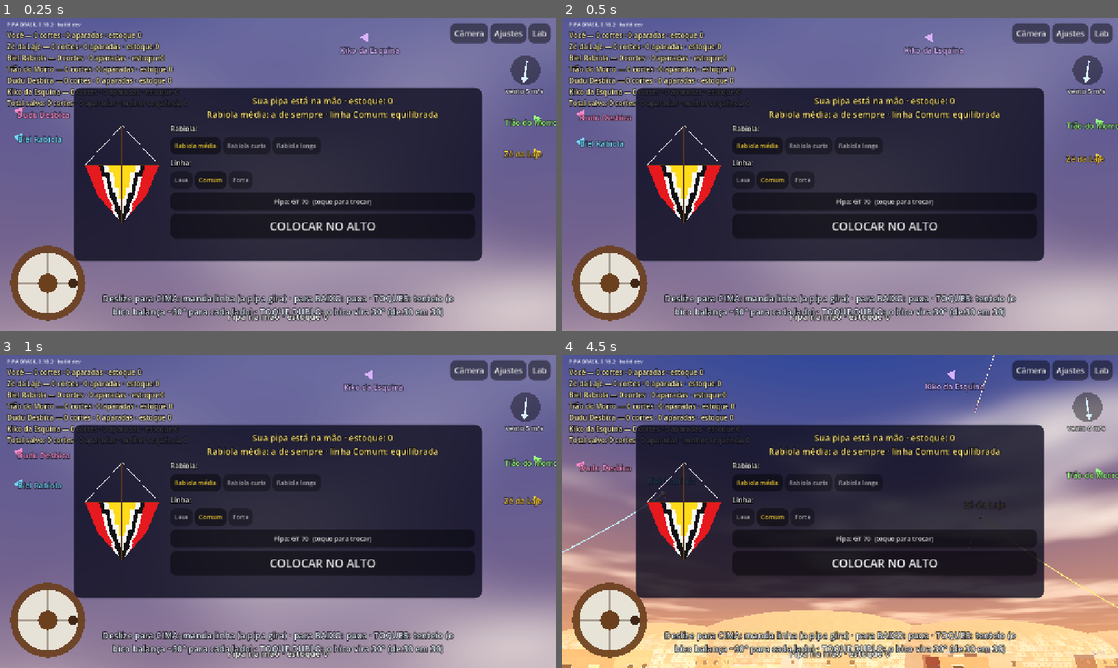
Above: before the commit, frames 1-4 (two rows, left to right).
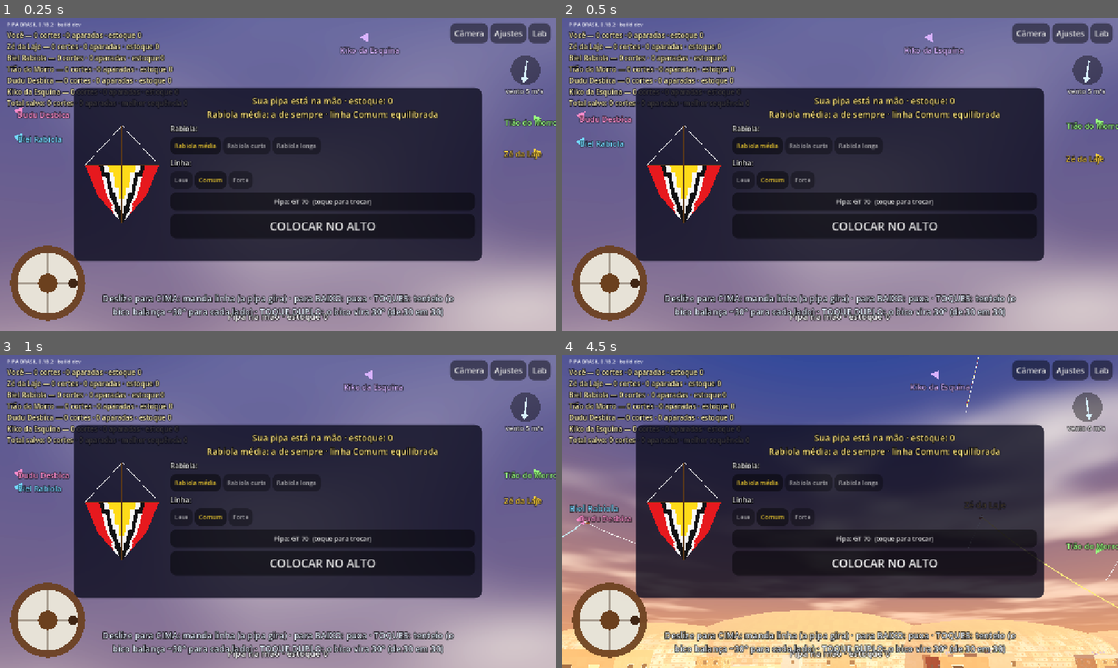
Above: after the commit, the same moments.

Repository: lucaskaeller201-ui/Pipa-Brasil
Game: Godot game, scene res://scenes/main/main.tscn
The game is run twice, just before and just after one commit, with the same random seed, the same clock (stepped at 60 frames per second) and the same inputs.
Inputs (mouse positions are in pixels of both pictures, inside the frame that each line leads up to):
- Up to frame 1 (0.25 s): no input
- Up to frame 2 (0.5 s): no input
- Up to frame 3 (1 s): tap Enter at 0.5 s; move the mouse to (400, 495) at 0.52 s; hold Right from 0.53 s (still down); tap Z at 0.6 s; click (400, 495) at 0.67 s; tap Space at 0.77 s
- Up to frame 4 (4.5 s): release Right at 1.25 s; drag from (728, 527) to (812, 574) at 1.27 s; click "Câmera" at 2 s; move the mouse to (895, 442) at 2.77 s; hold Right 2.78-3.5 s; tap Q at 2.85 s; drag from (812, 574) to (673, 464) at 3.52 s; move the mouse to (1006, 558) at 4.27 s; hold A from 4.28 s (still down); tap Z at 4.35 s

Frame 1 is identical in both runs. In frame 2, 0.2% of the frame differs, in the area x 2-100%, y 29-36%; in frame 3, 1.0%; in frame 4, 1.4%, in the area x 0-100%, y 0-72%.

Commit message:
Giro do vento também com a linha frouxa de propósito (bots); teste dos toques duplos
Co-Authored-By: Claude Opus 5.5 <noreply@anthropic.com>
Claude-Session: https://claude.ai/code/session_01VcBVPpGPHbKMkWY2F5CwiY

Diff:
--- a/sim/core/flyer.gd
+++ b/sim/core/flyer.gd
@@ -94,6 +94,7 @@
 		k.spin_mode = KiteBody.SpinMode.SPIN_FREE
 	k.towed = cut and caught_by != null
 	k.towed_tail = k.towed and caught_by_tail
+	k.slack_spin = not cut and (input.slack > 0.1 or input.free_spool)
 	k.drifting = cut and caught_by == null and not lost
 	k.give_speed = maxf(0.0, -input.haul_speed)
 	k.pull_speed = maxf(0.0, input.haul_speed) if not cut else 0.0
--- a/sim/kite/kite_body.gd
+++ b/sim/kite/kite_body.gd
@@ -53,6 +53,9 @@
 var _give_dir := -1.0       ## sentido do giro mandando linha (escolhido no começo)
 var _giving_prev := false
 var kick_base_shift := 0.0  ## graus que a direção anda neste toque (toque duplo)
+## Linha frouxa de propósito (folga / carretilha solta, usado pelos bots): o
+## vento faz a pipa girar, como mandando linha (D-058).
+var slack_spin := false
 var _kick_prev := false
 const KICK_HOLD := 3.0 ## s: depois do último toque o bico fica onde parou (D-052)
 var _spin_controlado := false
@@ -224,7 +227,7 @@
 	# D-058: o empurrão de giro só vale MANDANDO LINHA. Parada ou tenteando
 	# com o bico para cima, a pipa não tende a rodar para lado nenhum: só roda
 	# se o jogador levar o bico (toques duplos) ou mandar linha.
-	if d.spin_bias != 0.0 and spin_mode == SpinMode.SPIN_GIVE:
+	if d.spin_bias != 0.0 and (spin_mode == SpinMode.SPIN_GIVE or slack_spin):
 		var vw := last_wind.length()
 		# o empurrão do vento segue o sentido do giro escolhido (D-055), não um
 		# lado fixo
--- a/tests/scenarios/test_pipa_reta.gd
+++ b/tests/scenarios/test_pipa_reta.gd
@@ -47,13 +47,18 @@
 	var f := _f(w)
 	var toques := 0
 	var giros: Array[float] = []
-	# Toques de desbicar, um a cada 0,5 s, até o bico apontar uns 60° ou mais para o lado.
+	# Toques duplos (D-050/D-058: cada um leva a direção 30°), um a cada 0,5 s,
+	# até o bico apontar uns 60° ou mais para o lado.
+	f.input.kick_spin = 1.0
+	f.input.kick_base_shift = 30.0
 	while absf(f.nose_angle_deg()) < 60.0 and toques < 12:
 		var antes := f.nose_angle_deg()
-		f.pilot.trigger(Pilot.Impulse.DESBICAR, w.time)
+		f.pilot.trigger(Pilot.Impulse.DESBICAR_LADO, w.time)
 		_rodar(w, 0.5)
 		toques += 1
 		giros.append(_dif(f.nose_angle_deg(), antes))
+	f.input.kick_spin = 0.0
+	f.input.kick_base_shift = 0.0
 	var bico := f.nose_angle_deg()
 	print("      [desbicar] %d toques; giro por toque: %s; bico em %.0f°" % [toques, giros, bico])
 	assert_true(absf(bico) >= 60.0, "com toques o bico chega ao lado (%.0f°)" % bico)
